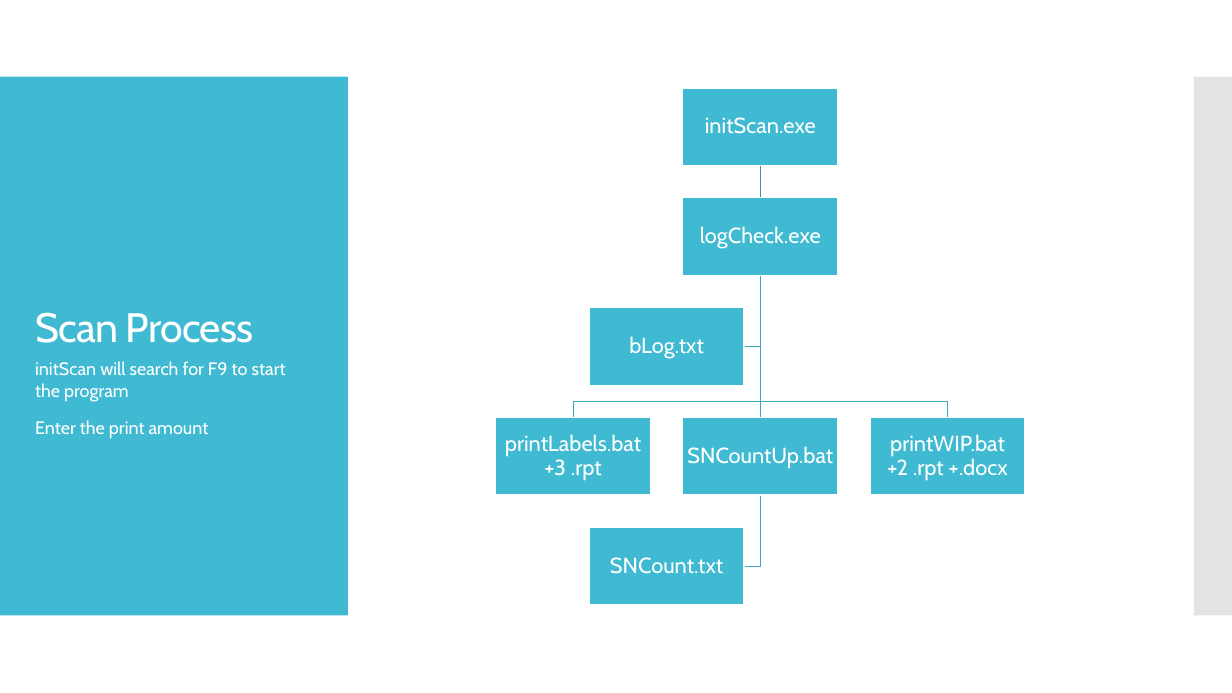
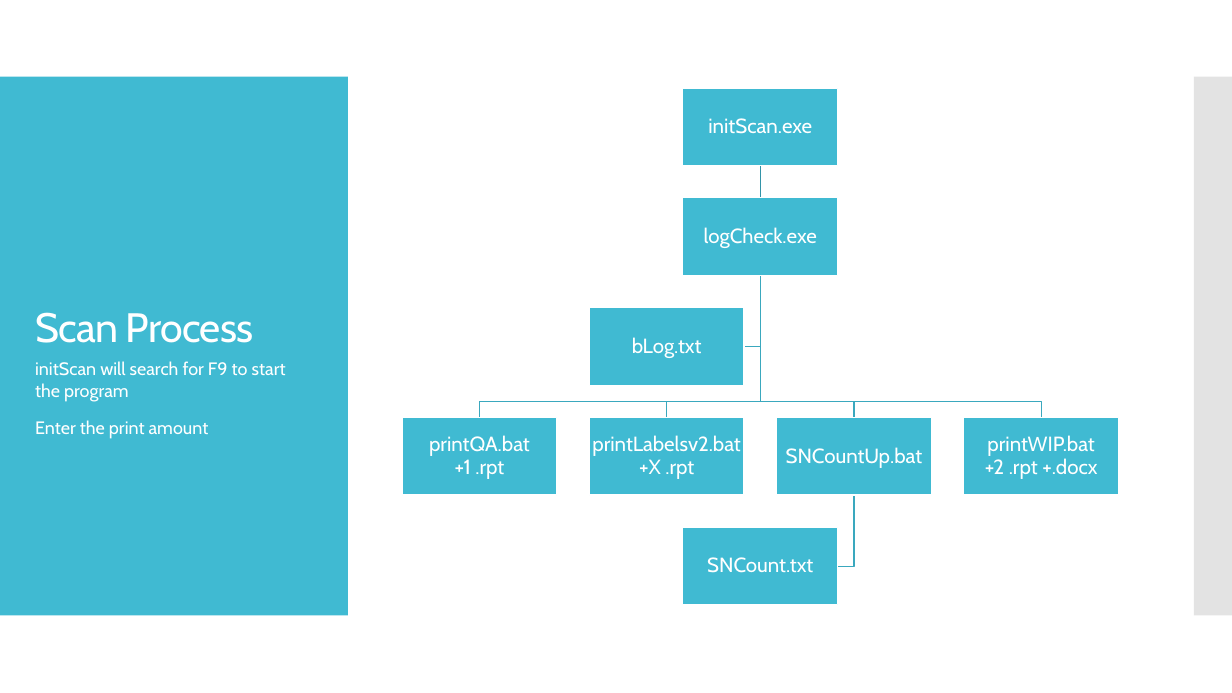
Before and after one commit to pixustechnologies/labelSerialNumberProject, a slide deck: slide 7 of LabelSerialNumberChangeProposal.pptx. Drawn at 1232x693 pixels with LibreOffice and Linux fonts; fonts in the diff are those of the drawing. Boxes give left, top, right and bottom in pixels: in the first picture for what was removed or moved away, otherwise in the second. Text is boxed around its words. In the diff, an @@ line names an element or a change of style, - is before the commit and + after.

```diff
--- a/LabelSerialNumberChangeProposal.pptx
+++ b/LabelSerialNumberChangeProposal.pptx
@@ freeform shape: place and size @@
-freeform shape at [573, 275, 761, 418]
+freeform shape at [480, 275, 761, 418]
@@ freeform shape added at [667, 275, 761, 418], outline #3AA9BF 0.85 pt @@
@@ freeform shape: place and size @@
-freeform shape at [761, 275, 948, 418]
+freeform shape at [761, 275, 1042, 418]
@@ freeform shape: place and size @@
-freeform shape at [756, 275, 765, 418]
+freeform shape at [761, 275, 854, 418]
@@ rectangle added at [402, 418, 556, 495], fill #40BAD2, outline #FFFFFF 0.85 pt @@
@@ size 17 to 16 pt in 6 elements at [708, 118, 812, 134], [704, 227, 817, 248], [632, 337, 702, 358], [707, 557, 813, 573], [985, 435, 1097, 479], [786, 447, 923, 468] @@
@@ rectangle: place and size @@
-rectangle at [871, 418, 1025, 495]
+rectangle at [777, 418, 932, 495]
@@ rectangle: place and size @@
-rectangle at [683, 418, 837, 495]
+rectangle at [964, 418, 1118, 495]
@@ text added at [429, 435, 530, 479], 16 pt, text #FFFFFF @@
+printQA.bat
++1 .rpt
@@ text at [592, 435, 740, 479]: text changed; size 17 to 16 pt @@
-printLabels.bat
-+3 .rpt
+printLabelsv2.bat
++X .rpt
@@ 3 texts, 2 rectangles, 1 freeform shape: place and size @@
-3 texts, 2 rectangles, 1 freeform shape at [496, 418, 1008, 605]
+3 texts, 2 rectangles, 1 freeform shape at [590, 418, 1097, 605]
```
Also in this commit, not shown: 2 other slides changed, 1 slide added, 7 other files.
